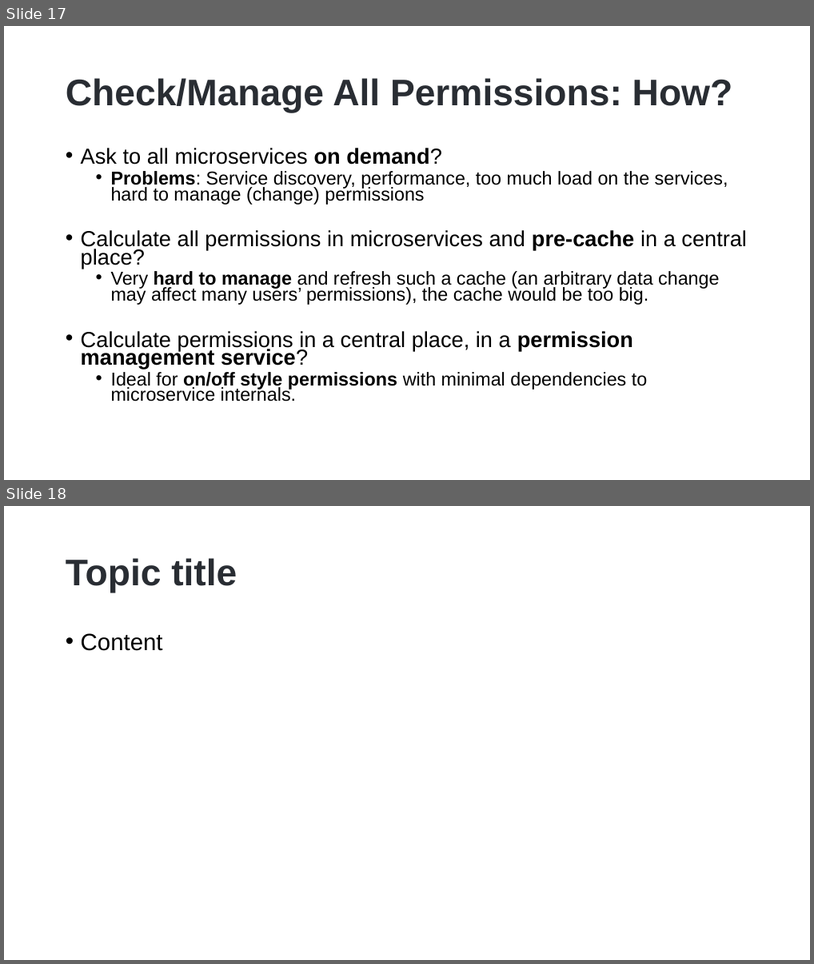
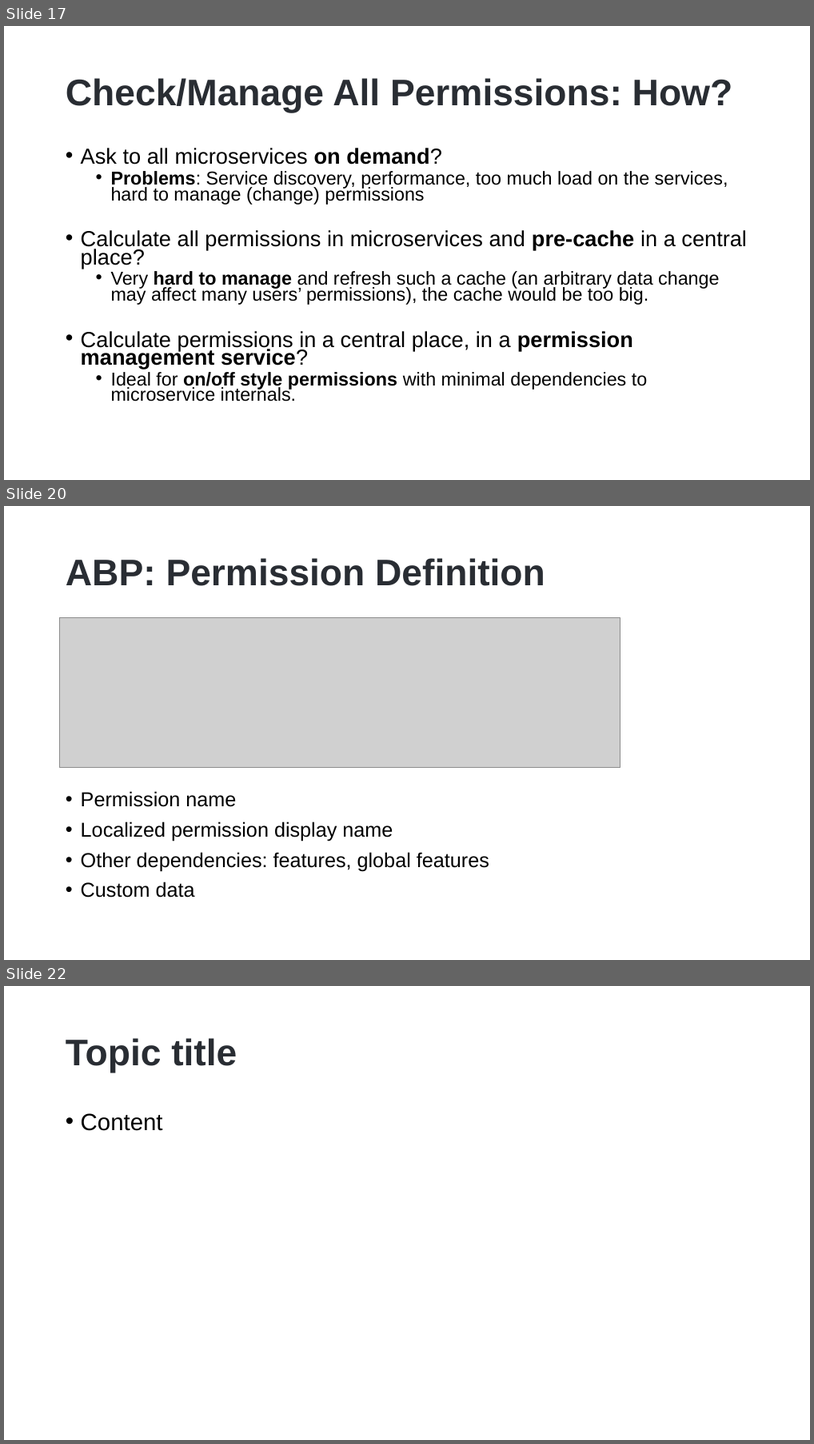
Before and after one commit to hikalkan/presentations, a slide deck: 2022-10-15 Authorization-In-Distributed-Systems/Authorization-In-Distributed-Systems.pptx. Shown one above the other, each under a label of ours: slides 17 and 18 before the commit, slides 17, 20 and 22 after it; the slides between them are not shown. The pictures are 814x964 and 814x1444 pixels, drawn with LibreOffice and Linux fonts; fonts in the diff are those of the drawing; grey boxes stand for pictures; background and template pictures are left out. Boxes give left, top, right and bottom in pixels: in the first picture for what was removed or moved away, otherwise in the second. Text is boxed around its words. In the diff, an @@ line names an element or a change of style, - is before the commit and + after.

```diff
--- a/2022-10-15 Authorization-In-Distributed-Systems/Authorization-In-Distributed-Systems.pptx
+++ b/2022-10-15 Authorization-In-Distributed-Systems/Authorization-In-Distributed-Systems.pptx
@@ slide 20 added at (4, 506, 810, 960), background picture (left out) @@
@@ title added at (66, 558, 546, 586), 44 pt, text #292D33, bold @@
+ABP: Permission Definition
@@ picture added at (60, 618, 621, 768) @@
@@ text added at (81, 791, 490, 897), 24 pt, text #000000 @@
+• Permission name
+• Localized permission display name
+• Other dependencies: features, global features
+• Custom data
@@ what was slide 18 is now slide 22 @@
```
Also in this commit, not shown: 2 slides changed, 3 other slides added.
